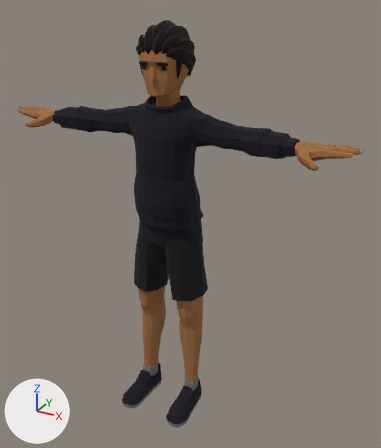
Before and after pictures for a commit that changed the glTF model public/assets/character.glb.
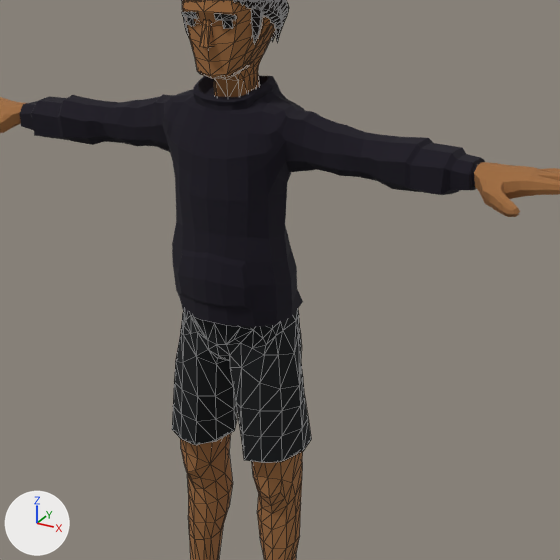
Old and new are each drawn whole from a camera (50 mm lens) standing at (1.179, -1.991, 1.968) and looking at (0.095, -0.019, 0.983) and again close up on the part from 11% to 89% of the width and 12% to 79% of the height. Every picture has the same lights, and +X, +Y and +Z are marked at lower left. The last two pictures show the newer version. The close-ups show mesh edges as thin lines. Where no turn or scale is listed for an object, it has been applied to the vertices.

Names of what the first close-up shows: 'Casual_Body', 'Casual_Head', 'Casual_Legs'.
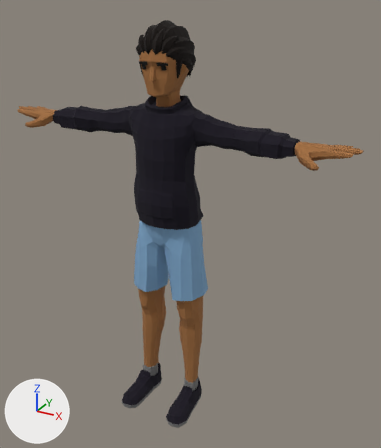
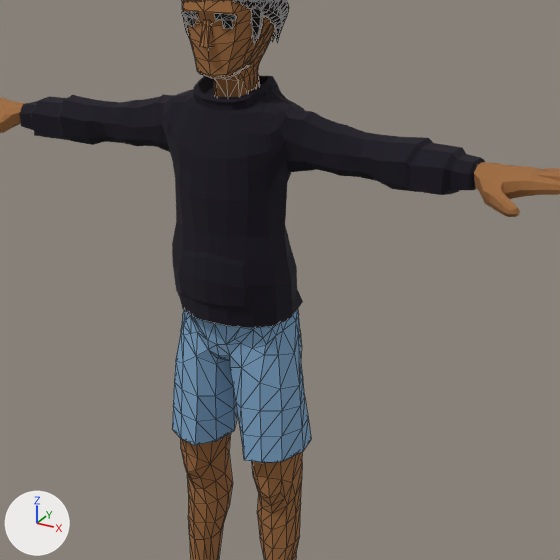
Diff of the bpy script that builds the scene:
```diff
--- a/public/assets/character.glb.py
+++ b/public/assets/character.glb.py
@@ mat_lightblue @@
 mat_lightblue = principled_material('LightBlue')
-mat_lightblue.base_color = (0.00256, 0.00391, 0.00521)  # black #080d10
+mat_lightblue.base_color = (0.209, 0.381, 0.584)  # blue #7ea6c9
 mat_lightblue.roughness = 1.0
```

Boxes (x1, y1, x2, y2) around the edits, measured in the close-ups (560 x 560 px):
'Casual_Legs', recoloured (black to blue): (172, 309, 311, 466) in both
